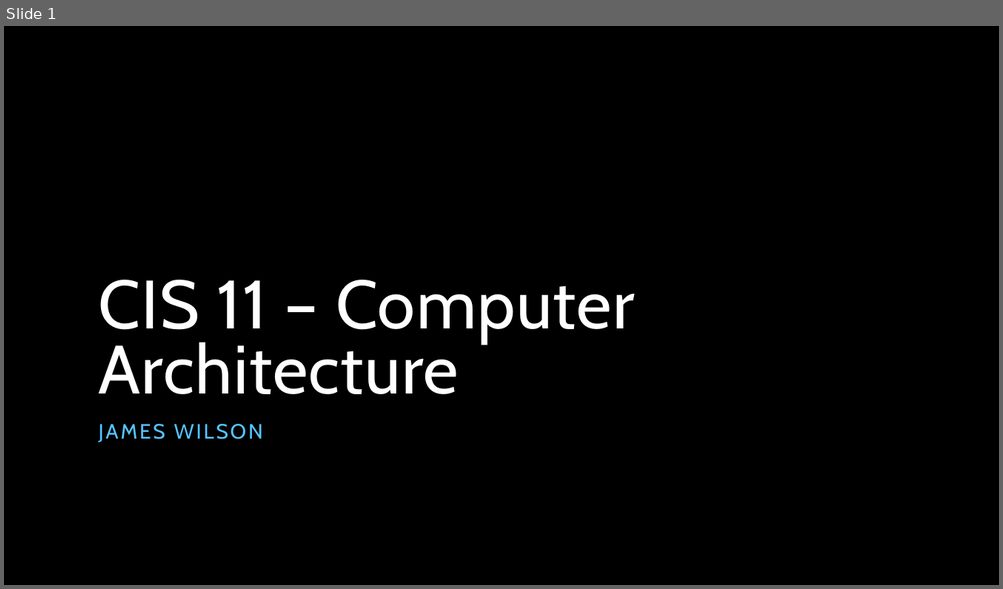
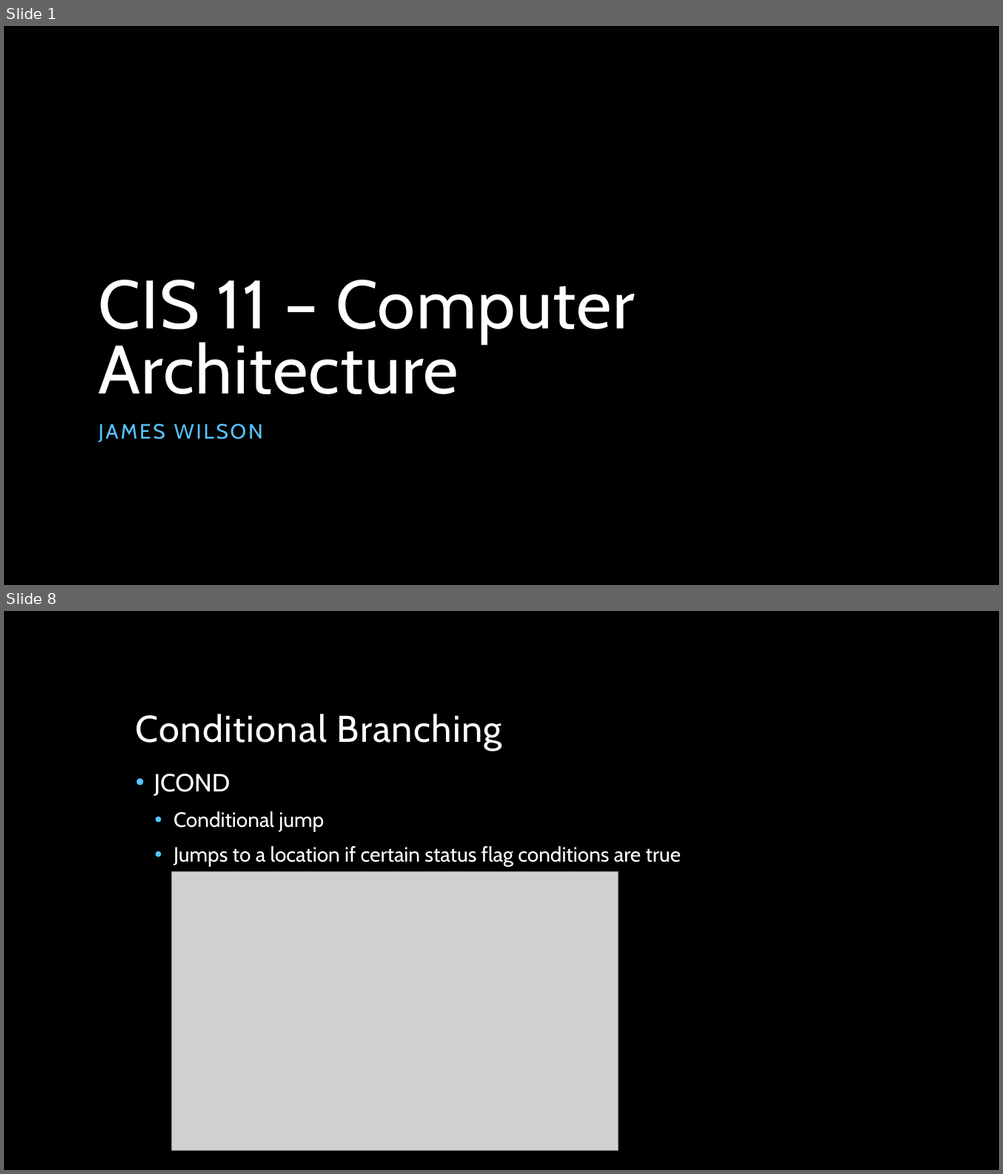
Before and after one commit to jameswilson281/CIS---11-Assembly-Programming, a slide deck: Week 7/07 - Conditional Processing.pptx. Shown one above the other, each under a label of ours: slide 1 before the commit, slides 1 and 8 after it; the slides between them are not shown. The pictures are 1003x589 and 1003x1174 pixels, drawn with LibreOffice and Linux fonts; fonts in the diff are those of the drawing; grey boxes stand for pictures; background and template pictures are left out. Boxes give left, top, right and bottom in pixels: in the first picture for what was removed or moved away, otherwise in the second. Text is boxed around its words. In the diff, an @@ line names an element or a change of style, - is before the commit and + after.

```diff
--- a/Week 7/07 - Conditional Processing.pptx
+++ b/Week 7/07 - Conditional Processing.pptx
@@ slide 8 added at [4,611,999,1170], background picture (left out) @@
@@ title added at [136,714,502,750], 36 pt, text #FFFFFF @@
+Conditional Branching
@@ text added at [154,774,681,866], 20 pt, text #FFFFFF @@
+• JCOND
+  • Conditional jump
+  • Jumps to a location if certain status flag conditions are true
@@ picture added at [172,872,618,1151] @@
```
Also in this commit, not shown: 11 other slides added, 1 other file.
